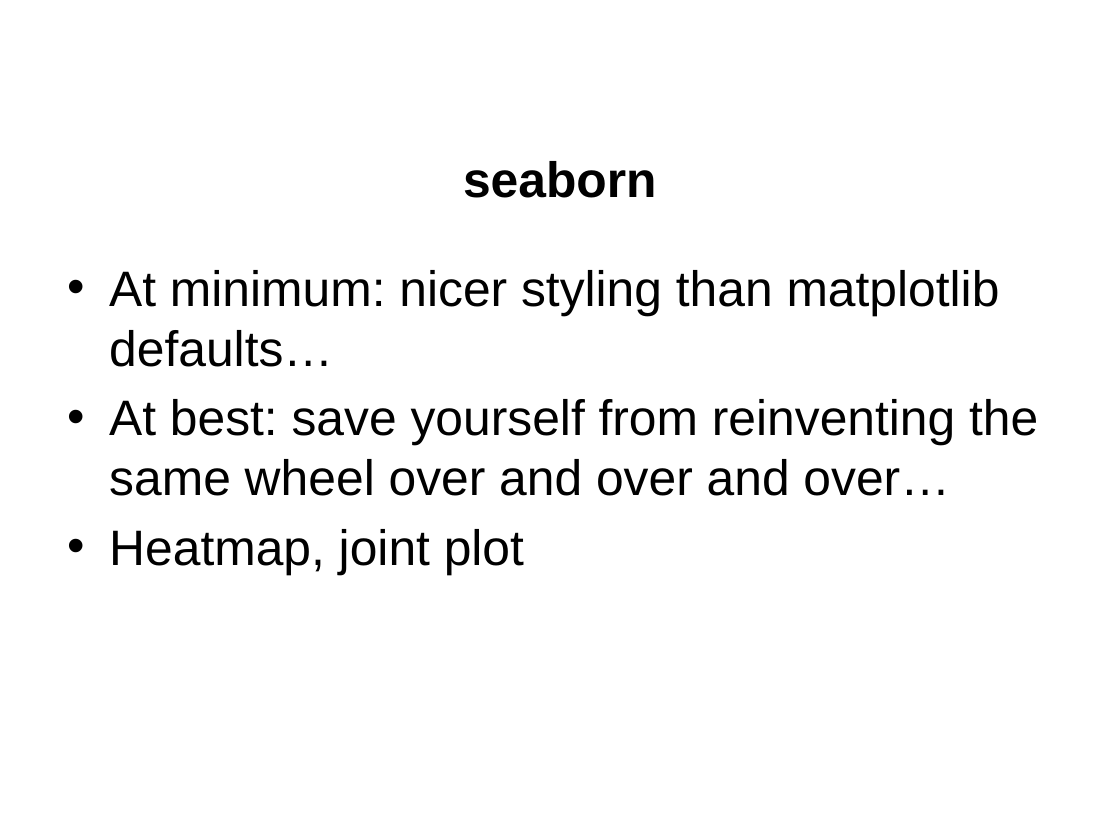
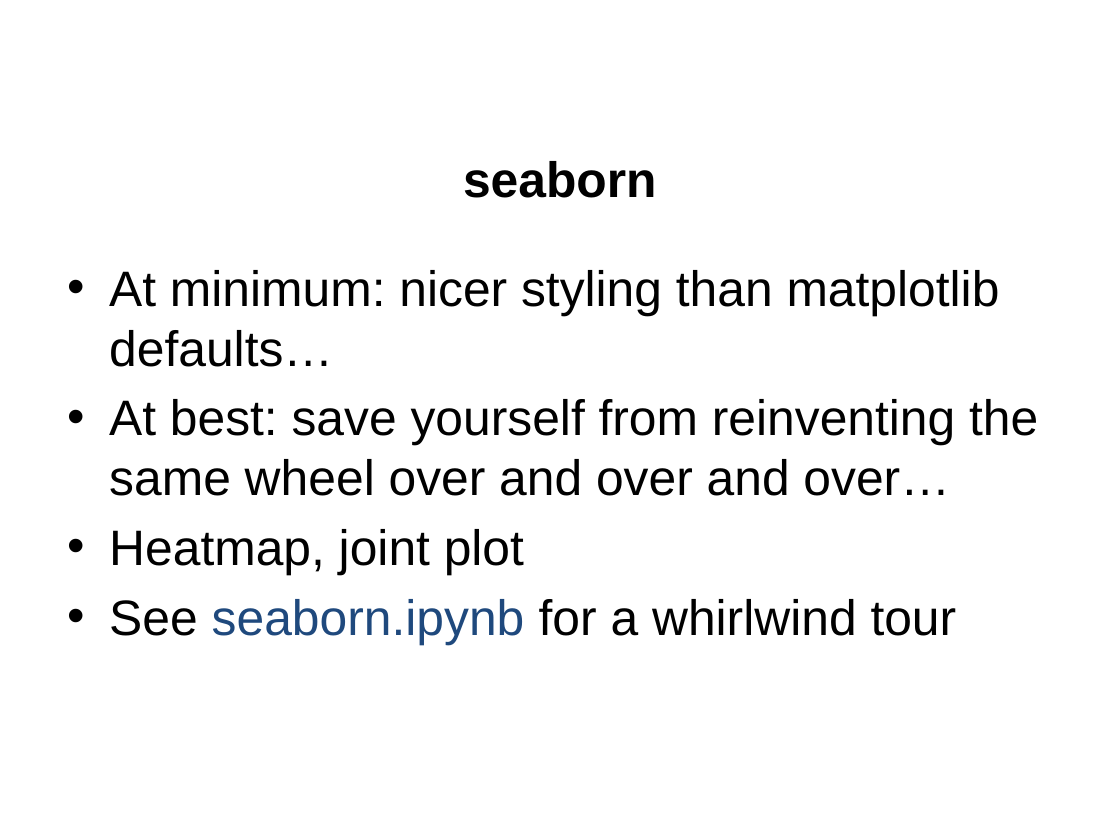
Before and after one commit to jgerity/talks, a slide deck: slide 12 of 2016/computing_workgroup/python_plotting/python_plotting.pptx (slide 11 before the commit). Drawn at 1120x840 pixels with LibreOffice and Linux fonts; fonts in the diff are those of the drawing; background and template pictures are left out. Boxes give left, top, right and bottom in pixels: in the first picture for what was removed or moved away, otherwise in the second. Text is boxed around its words. In the diff, an @@ line names an element or a change of style, - is before the commit and + after.

Commit message:
Added seaborn examples and updated slides

```diff
--- a/2016/computing_workgroup/python_plotting/python_plotting.pptx
+++ b/2016/computing_workgroup/python_plotting/python_plotting.pptx
@@ text at (x1=109, y1=599, x2=957, y2=645): paragraph added @@
+• See seaborn.ipynb for a whirlwind tour
```
Also in this commit, not shown: 5 other slides changed, 1 slide added, 1 other file.
